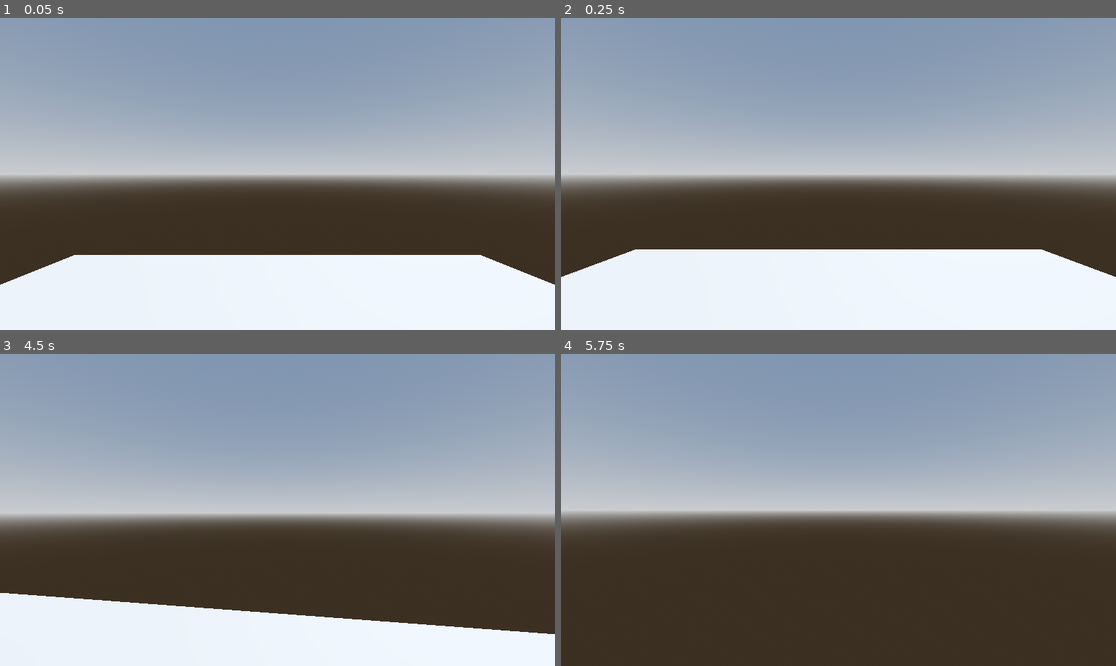
Above: before the commit, frames 1-4 (two rows, left to right).
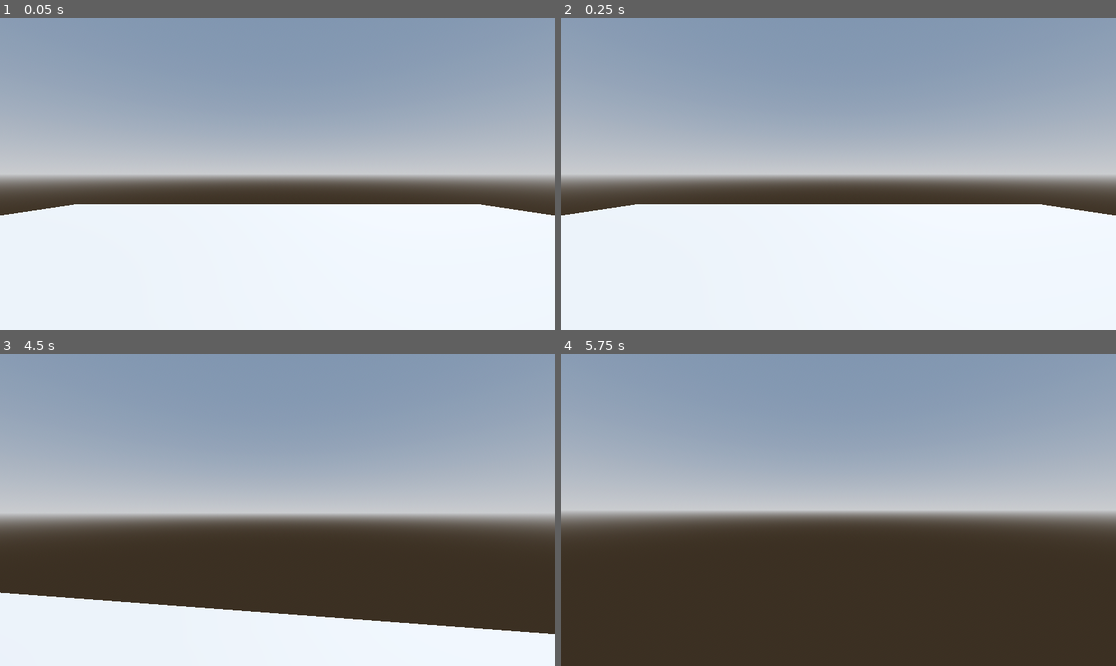
Above: after the commit, the same moments.

Repository: viamill/spooky-jam-2025
Game: Godot game, scene res://src/game.tscn
Two runs of this game, one before a commit and one after it. Both use one fixed random seed, a clock stepped at 60 frames per second and the inputs below. Before the commit the project starts from res://temp/test_range.tscn.
Inputs (mouse positions are in pixels of both pictures, inside the frame that each line leads up to):
- Up to frame 1 (0.05 s): no input
- Up to frame 2 (0.25 s): no input
- Up to frame 3 (4.5 s): move the mouse to (305, 510) at 0.52 s; hold W (move_forward) from 0.53 s (still down); move the mouse to (249, 510) at 1.27 s; move the mouse to (288, 503) at 2.02 s; tap Enter at 2.75 s; move the mouse to (271, 516) at 2.77 s; move the mouse to (316, 513) at 3.52 s; move the mouse to (233, 506) at 4.27 s
- Up to frame 4 (5.75 s): keep holding W (move_forward); move the mouse to (844, 510) at 5.02 s

The runs differ from the first frame. In frame 1, 17% of the frame differs, in the area x 0-100%, y 59-86%; in frame 2, 15%; in frame 3, less than 0.1%; in frame 4, nothing differs.

Commit message:
Add global input_stack

Diff:
--- a/project.godot
+++ b/project.godot
@@ -11,9 +11,13 @@
 [application]
 
 config/name="Spooky Game Jam 25"
-run/main_scene="uid://5bfkb62tk8ys"
+run/main_scene="uid://ctgqoehp6yfro"
 config/features=PackedStringArray("4.4", "Forward Plus")
 config/icon="res://icon.svg"
+
+[autoload]
+
+InputStack="*res://src/globals/input_stack.gd"
 
 [input]
 
--- /dev/null
+++ b/src/game.gd
@@ -0,0 +1,8 @@
+extends Node
+
+
+@onready var player: Player = $TestRange/Player
+
+
+func _ready() -> void:
+	InputStack.register_input_callback(player.handle_input)
--- /dev/null
+++ b/src/game.tscn
@@ -0,0 +1,13 @@
+[gd_scene load_steps=4 format=3 uid="uid://ctgqoehp6yfro"]
+
+[ext_resource type="PackedScene" uid="uid://5bfkb62tk8ys" path="res://temp/test_range.tscn" id="1_7uq6d"]
+[ext_resource type="Script" uid="uid://c3sw6fi03be47" path="res://src/game.gd" id="1_xq6wo"]
+[ext_resource type="PackedScene" uid="uid://cpdl6ffkel75e" path="res://src/player/player.tscn" id="2_3msxb"]
+
+[node name="Game" type="Node"]
+script = ExtResource("1_xq6wo")
+
+[node name="TestRange" parent="." instance=ExtResource("1_7uq6d")]
+
+[node name="Player" parent="TestRange" instance=ExtResource("2_3msxb")]
+transform = Transform3D(1, 0, 0, 0, 1, 0, 0, 0, 1, 0, 0.5, 0)
--- /dev/null
+++ b/src/globals/input_stack.gd
@@ -0,0 +1,24 @@
+extends Node
+
+
+var _callback_stack: Array[Callable] = [_noop]
+
+
+func _unhandled_input(event: InputEvent) -> void:
+	_callback_stack.back().call(event)
+
+
+func register_input_callback(callback: Callable) -> void:
+	_callback_stack.append(callback)
+
+
+func pop_stack() -> void:
+	_callback_stack.pop_back()
+
+
+func reset() -> void:
+	_callback_stack = [_noop]
+
+
+func _noop(_event: InputEvent) -> void:
+	pass
--- a/player/player.gd
+++ b/src/player/player.gd
@@ -11,10 +11,6 @@
 
 @onready var head: Node3D = $Head
 @onready var camera: Camera3D = $Head/Camera
-
-
-func _ready() -> void:
-	Input.set_mouse_mode(Input.MOUSE_MODE_CAPTURED)
 
 
 func _physics_process(delta: float) -> void:
@@ -33,7 +29,9 @@
 	move_and_slide()
 
 
-func _unhandled_input(event: InputEvent) -> void:
+func handle_input(event: InputEvent) -> void:
+	Input.set_mouse_mode(Input.MOUSE_MODE_CAPTURED)
+
 	if event is InputEventMouseMotion:
 		rotate_y(-deg_to_rad(event.relative.x * mouse_sensitivity))
 		head.rotate_x(-deg_to_rad(event.relative.y * mouse_sensitivity))
--- a/player/player.tscn
+++ b/src/player/player.tscn
@@ -1,8 +1,10 @@
-[gd_scene load_steps=3 format=3 uid="uid://cpdl6ffkel75e"]
+[gd_scene load_steps=4 format=3 uid="uid://cpdl6ffkel75e"]
 
-[ext_resource type="Script" uid="uid://nvjchsa340nx" path="res://player/player.gd" id="1_oul6g"]
+[ext_resource type="Script" uid="uid://nvjchsa340nx" path="res://src/player/player.gd" id="1_oul6g"]
 
 [sub_resource type="CapsuleShape3D" id="CapsuleShape3D_kqu6x"]
+
+[sub_resource type="CapsuleMesh" id="CapsuleMesh_4anbu"]
 
 [node name="Player" type="CharacterBody3D"]
 script = ExtResource("1_oul6g")
@@ -11,6 +13,10 @@
 transform = Transform3D(1, 0, 0, 0, 1, 0, 0, 0, 1, 0, 1, 0)
 shape = SubResource("CapsuleShape3D_kqu6x")
 
+[node name="MeshInstance3D" type="MeshInstance3D" parent="."]
+transform = Transform3D(1, 0, 0, 0, 1, 0, 0, 0, 1, 0, 1, 0)
+mesh = SubResource("CapsuleMesh_4anbu")
+
 [node name="Head" type="Node3D" parent="."]
 transform = Transform3D(1, 0, 0, 0, 1, 0, 0, 0, 1, 0, 1.5, 0)
 
--- a/temp/test_range.tscn
+++ b/temp/test_range.tscn
@@ -1,6 +1,4 @@
-[gd_scene load_steps=5 format=3 uid="uid://5bfkb62tk8ys"]
-
-[ext_resource type="PackedScene" uid="uid://cpdl6ffkel75e" path="res://player/player.tscn" id="1_3vor8"]
+[gd_scene load_steps=4 format=3 uid="uid://5bfkb62tk8ys"]
 
 [sub_resource type="ProceduralSkyMaterial" id="ProceduralSkyMaterial_q2pfp"]
 sky_horizon_color = Color(0.662243, 0.671743, 0.686743, 1)
@@ -27,6 +25,3 @@
 [node name="CSGBox3D" type="CSGBox3D" parent="."]
 use_collision = true
 size = Vector3(20, 1, 20)
-
-[node name="Player" parent="." instance=ExtResource("1_3vor8")]
-transform = Transform3D(1, 0, 0, 0, 1, 0, 0, 0, 1, 0, 3, 0)
Not shown, added: src/game.gd.uid
Not shown, added: src/globals/input_stack.gd.uid
Renamed: player/player.gd.uid -> src/player/player.gd.uid
